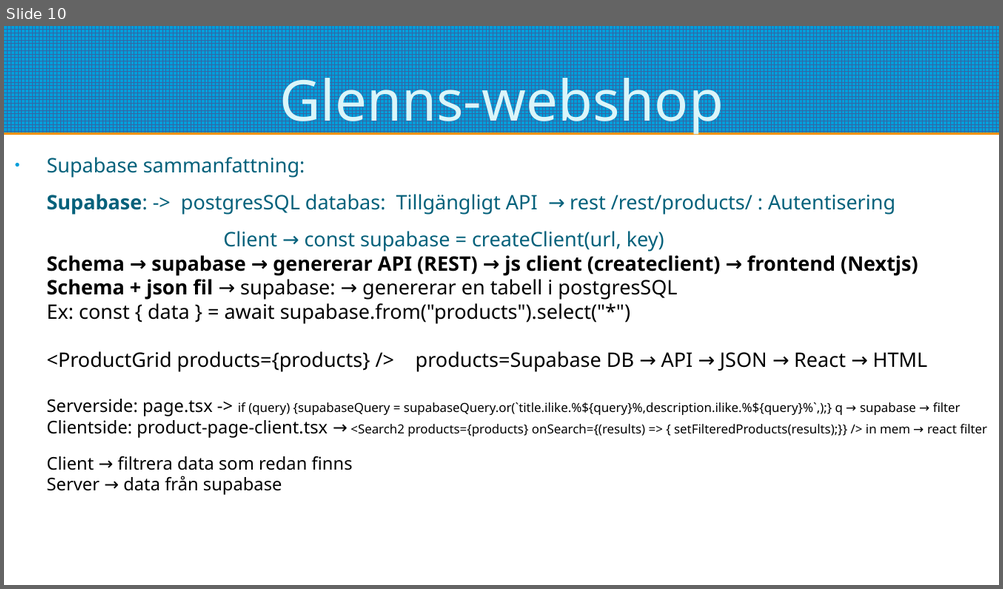
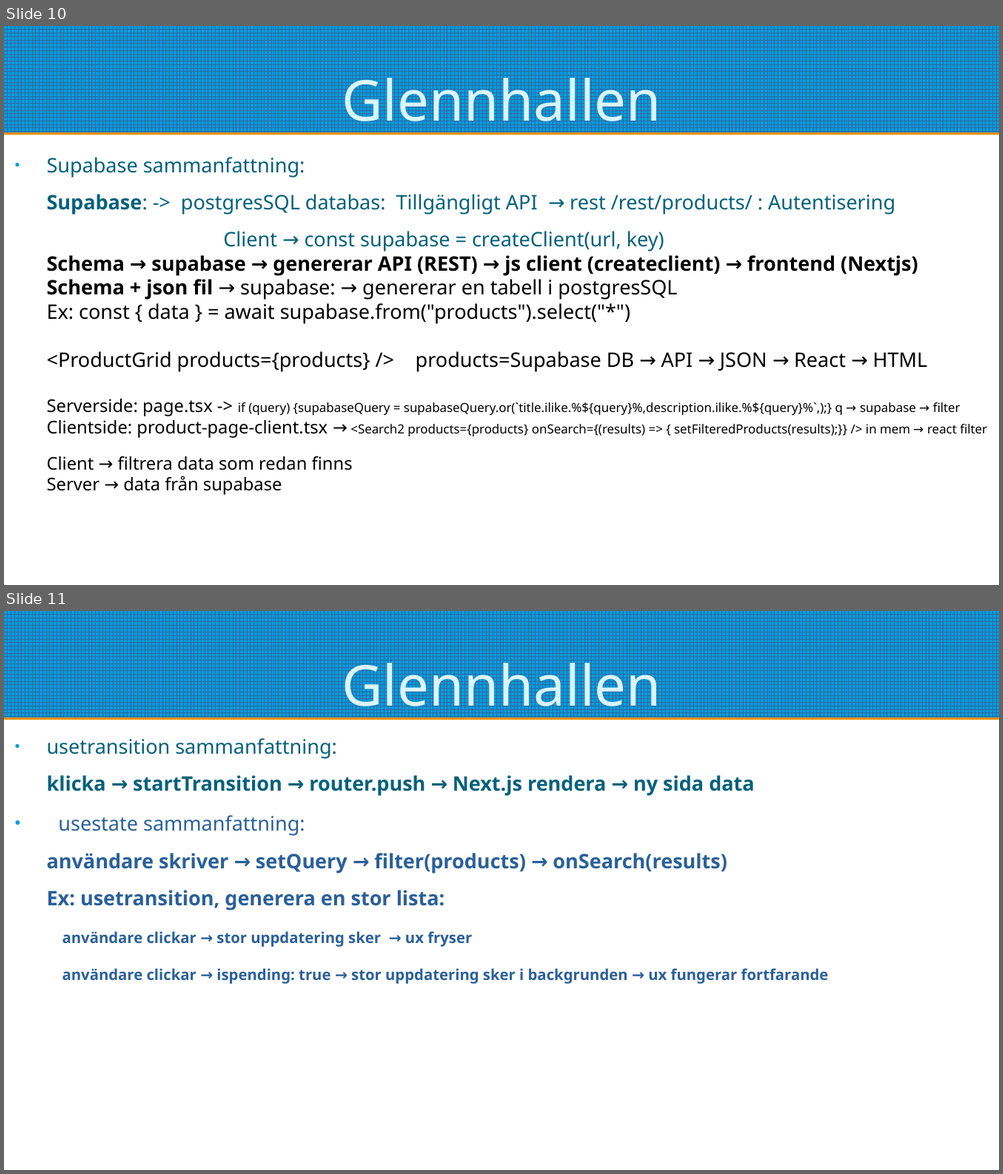
Before and after one commit to pontusOlssonGit/glenns-webshop, a slide deck: redovisning.odp. Shown one above the other, each under a label of ours: slide 10 before the commit, slides 10 and 11 after it. The pictures are 1003x589 and 1003x1174 pixels, drawn with LibreOffice and Linux fonts; fonts in the diff are those of the drawing. Boxes give left, top, right and bottom in pixels: in the first picture for what was removed or moved away, otherwise in the second. Text is boxed around its words. In the diff, an @@ line names an element or a change of style, - is before the commit and + after.

```diff
--- a/redovisning.odp
+++ b/redovisning.odp
@@ slide 11 added at (x1=4, y1=611, x2=999, y2=1170), background #FFFFFF; not listed: 1 template element that a slide beside it also shows @@
@@ title added at (x1=341, y1=653, x2=661, y2=721), 45 pt, text #DBF5F9 @@
+Glennhallen
@@ text added at (x1=47, y1=738, x2=828, y2=984), 16 pt, text #2A6099, bold @@
+● usetransition sammanfattning:
+klicka → startTransition → router.push → Next.js rendera → ny sida data
+● usestate sammanfattning:
+användare skriver → setQuery → filter(products) → onSearch(results)
+Ex: usetransition, generera en stor lista:
+användare clickar → stor uppdatering sker → ux fryser
+användare clickar → ispending: true → stor uppdatering sker i backgrunden → ux fungerar fortfarande
+see
@@ slide 10 changed as well @@
@@ title at (x1=341, y1=68, x2=661, y2=136): text changed @@
-Glenns-webshop
+Glennhallen
```
Also in this commit, not shown: 9 other slides changed, 4 other files.
